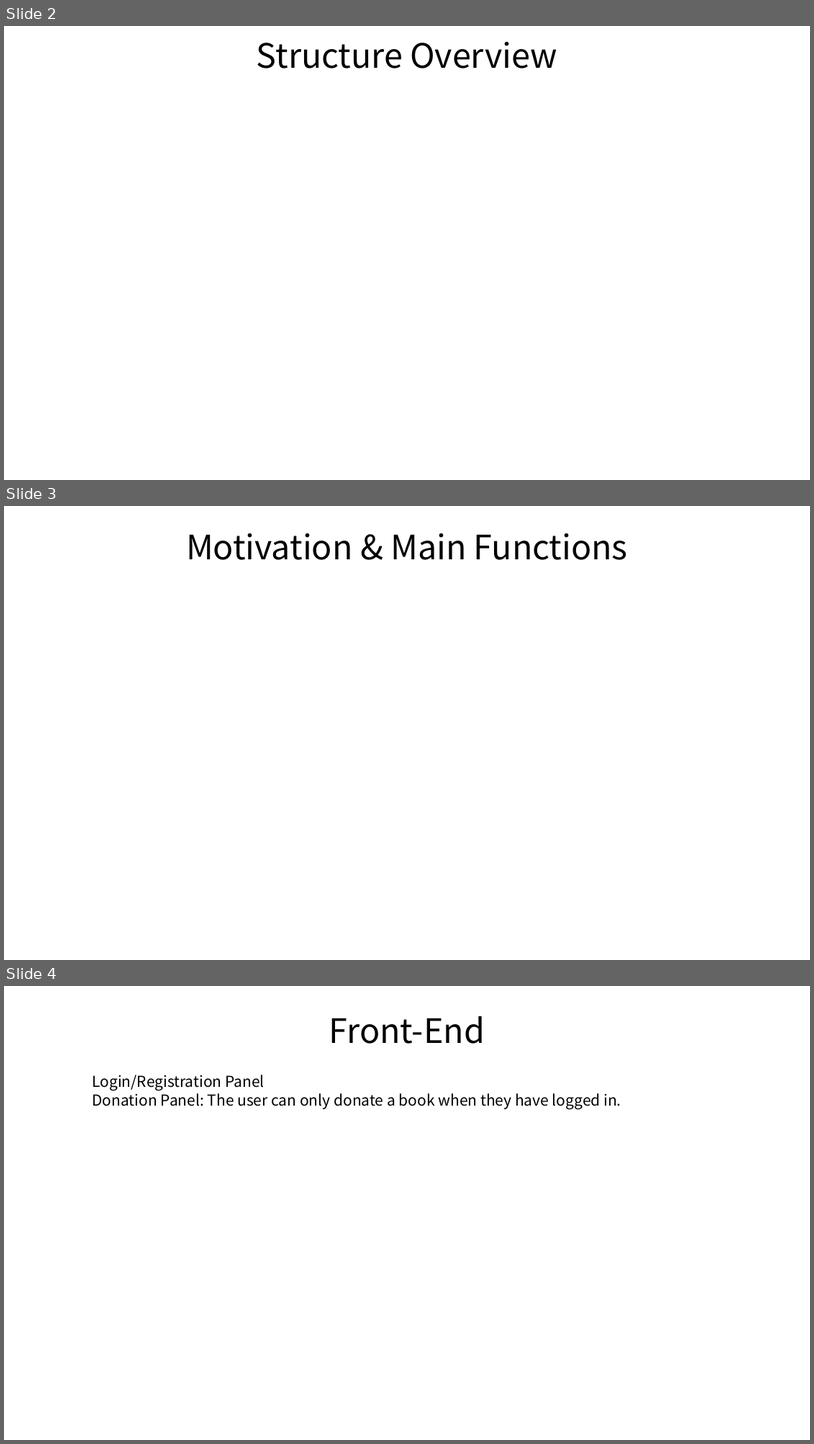
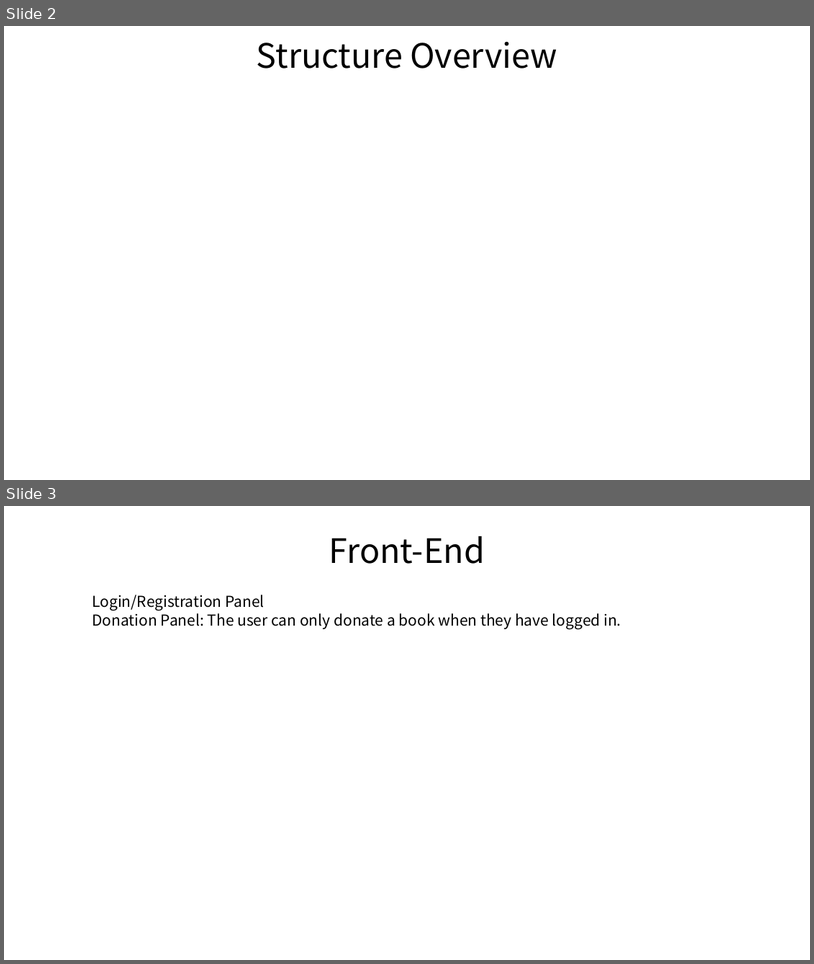
Before and after one commit to thcui/book-exchange, a slide deck: presentation-book-exchange.pptx. Shown one above the other, each under a label of ours: slides 2, 3 and 4 before the commit, slides 2 and 3 after it. The pictures are 814x1444 and 814x964 pixels, drawn with LibreOffice and Linux fonts; fonts in the diff are those of the drawing. Boxes give left, top, right and bottom in pixels: in the first picture for what was removed or moved away, otherwise in the second. Text is boxed around its words. In the diff, an @@ line names an element or a change of style, - is before the commit and + after.

```diff
--- a/presentation-book-exchange.pptx
+++ b/presentation-book-exchange.pptx
@@ slide 3 removed at <box>4,506,810,960</box>, background #FFFFFF @@
@@ title removed at <box>186,533,628,560</box> @@
-Motivation & Main Functions
@@ what was slide 4 is now slide 3 @@
```
Also in this commit, not shown: 2 slides changed, 1 slide added, 1 other slide removed.
